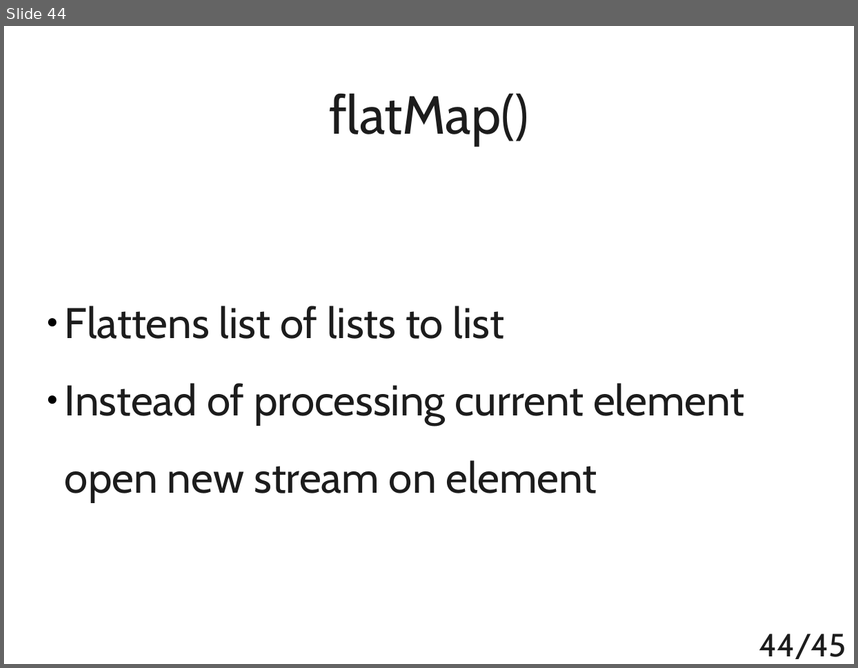
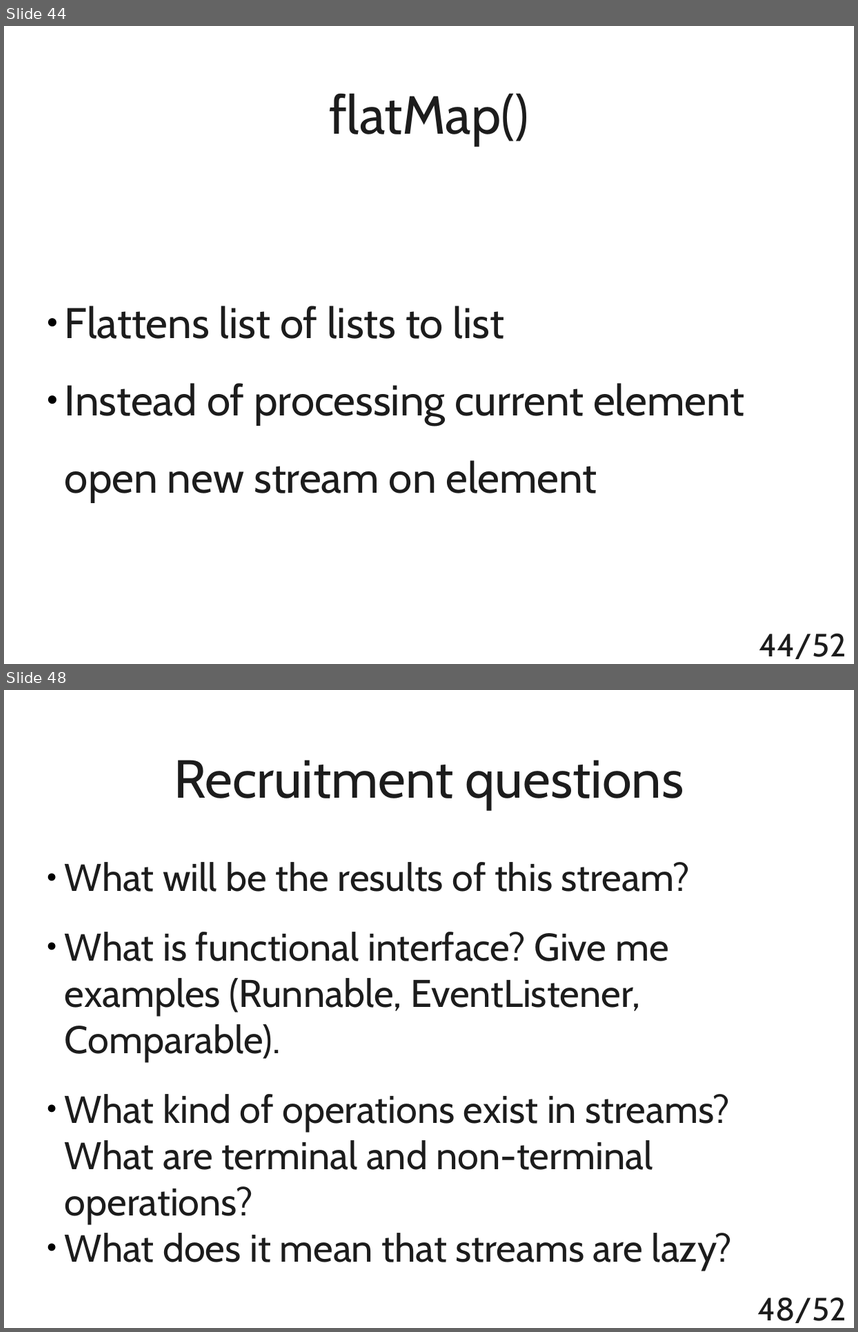
Before and after one commit to t4upl/java-streams-workshop, a slide deck: src/main/resources/editables/presentation.odp. Shown one above the other, each under a label of ours: slide 44 before the commit, slides 44 and 48 after it; the slides between them are not shown. The pictures are 858x668 and 858x1332 pixels, drawn with LibreOffice and Linux fonts; fonts in the diff are those of the drawing. Boxes give left, top, right and bottom in pixels: in the first picture for what was removed or moved away, otherwise in the second. Text is boxed around its words. In the diff, an @@ line names an element or a change of style, - is before the commit and + after.

```diff
--- a/src/main/resources/editables/presentation.odp
+++ b/src/main/resources/editables/presentation.odp
@@ slide 48 added at (4,690,854,1328), background #FFFFFF @@
@@ title added at (174,760,684,809), 50 pt, text #1C1C1C @@
+Recruitment questions
@@ subtitle added at (65,862,732,1270), 36 pt, text #1C1C1C @@
+● What will be the results of this stream?
+● What is functional interface? Give me
+examples (Runnable, EventListener, Comparable).
+● What kind of operations exist in streams?
+What are terminal and non-terminal
+operations?
+● What does it mean that streams are lazy?
@@ page number added at (757,1297,846,1323), 30 pt, text #1C1C1C @@
+48/52
@@ page number at (759,633,846,659): text changed @@
-44/45
+44/52
```
Also in this commit, not shown: 1 slide changed, 7 other slides added, 1 slide removed, 6 other files.
